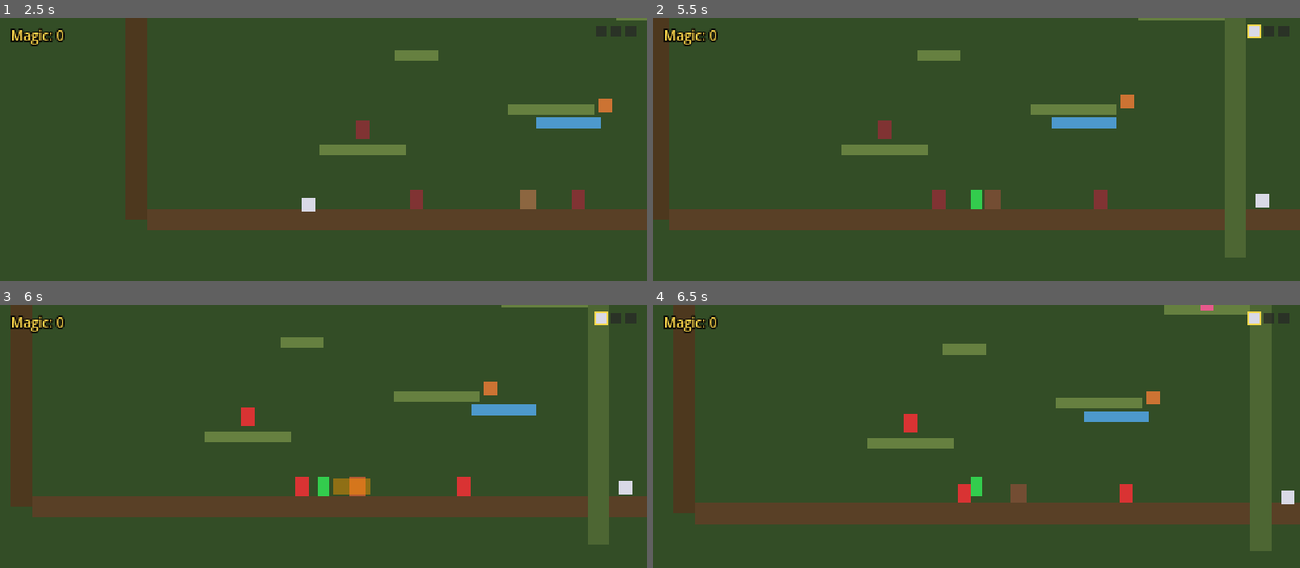
Above: before the commit, frames 1-4 (two rows, left to right).
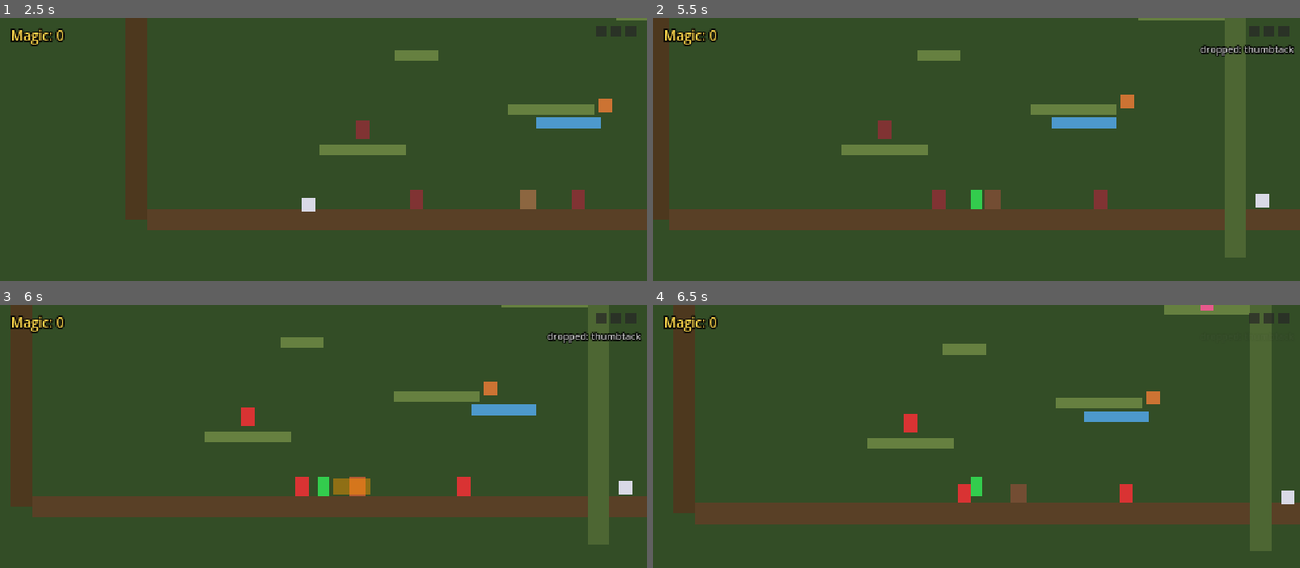
Above: after the commit, the same moments.

Repository: ButterlyEffect/ProjectLegend
Game: Godot game, scene res://scenes/player/test_level.tscn
The game is run twice, just before and just after one commit, with the same random seed, the same clock (stepped at 60 frames per second) and the same inputs.
Inputs (mouse positions are in pixels of both pictures, inside the frame that each line leads up to):
- Up to frame 1 (2.5 s): tap Enter at 0.5 s; move the mouse to (465, 181) at 0.52 s; hold D (move_right) 0.53-2.03 s; tap F (attack) at 0.6 s; click (465, 181) at 0.67 s; tap Space (jump) at 0.77, 1.52 s; tap G (parry) at 0.8, 1.35 s; move the mouse to (194, 217) at 1.27 s; tap Backspace (drop_tool, bound only after the commit) at 1.55, 2.1 s; move the mouse to (388, 120) at 2.02 s; hold A (move_left) from 2.03 s (still down); tap Tab (swap_tool, bound only after the commit) at 2.3 s
- Up to frame 2 (5.5 s): move the mouse to (944, 273) at 2.77 s; release A (move_left) at 2.78 s; hold D (move_right) 2.78-4.28 s; tap Tab (swap_tool, bound only after the commit) at 2.85 s; click (944, 273) at 2.92 s; tap Space (jump) at 3.02, 3.77, 4.52 s; tap T (use_tool, bound only after the commit) at 3.05, 3.6 s; move the mouse to (1170, 254) at 3.52 s; tap F (attack) at 3.8, 4.35 s; move the mouse to (782, 144) at 4.27 s; hold A (move_left) 4.28-5.03 s; tap G (parry) at 4.55, 5.1 s; move the mouse to (1008, 199) at 5.02 s; hold D (move_right) from 5.03 s (still down); click (1008, 199) at 5.17 s; tap Backspace (drop_tool, bound only after the commit) at 5.3 s
- Up to frame 3 (6 s): move the mouse to (226, 397) at 5.77 s; release D (move_right) at 5.78 s; hold A (move_left) from 5.78 s (still down); tap R (recall_blade) at 5.85 s
- Up to frame 4 (6.5 s): keep holding A (move_left); tap Space (jump) at 6.02 s; tap Tab (swap_tool, bound only after the commit) at 6.05 s

Frame 1 is identical in both runs. In frame 2, 0.6% of the frame differs, in the area x 84-100%, y 2-15%; in frame 3, 0.5%; in frame 4, 0.1%.

Commit message:
Complete Story 3.2a: Thumbtack — Stab
First tool-use mechanic. Establishes the pattern that subsequent
tool stories (3.2b/c, 3.3a/b, 3.4a/b/c) will mirror.

- Inputs: use_tool (T/R2), swap_tool (Tab/D-pad right),
  drop_tool (Backspace/D-pad down)
- ToolHitbox Area2D added to player (14x8, smaller than blade)
- ToolManager: tool_broke signal, consume_active_tool_durability,
  get_active_definition for id-based dispatch
- movement_controller: tool overlay parallel to attack overlay,
  match-by-id dispatch (only thumbtack stab implemented; other
  tools silently no-op until their stories)
- test_level: durability number under each slot, broke/dropped
  toasts, Tab/Backspace handling

Damage 2, hitbox 4f, cooldown 18f. Durability ticks on swing
(not hit) — commit-to-the-swing pattern.

Co-Authored-By: Claude Opus 4.7 (1M context) <noreply@anthropic.com>

Diff:
--- a/game/autoloads/tool_manager.gd
+++ b/game/autoloads/tool_manager.gd
@@ -6,6 +6,7 @@
 
 signal tool_picked_up(tool_id: StringName)
 signal tool_removed(tool_id: StringName)
+signal tool_broke(tool_id: StringName)
 signal inventory_full
 
 const DATABASE_PATH := "res://resources/tool_definitions.tres"
@@ -74,3 +75,27 @@
 
 func get_definition(tool_id: StringName) -> ToolDefinition:
 	return database.get_tool(tool_id) if database else null
+
+
+func get_active_definition() -> ToolDefinition:
+	var active: Dictionary = get_active_tool()
+	if active.is_empty():
+		return null
+	return get_definition(active["id"])
+
+
+func consume_active_tool_durability(amount: int = 1) -> bool:
+	## Decrements active tool's durability. Returns true if the tool broke.
+	if active_index < 0 or active_index >= inventory.size():
+		return false
+	inventory[active_index]["current_durability"] -= amount
+	if inventory[active_index]["current_durability"] <= 0:
+		var broken_id: StringName = inventory[active_index]["id"]
+		inventory.remove_at(active_index)
+		if inventory.is_empty():
+			active_index = -1
+		else:
+			active_index = clamp(active_index, 0, inventory.size() - 1)
+		tool_broke.emit(broken_id)
+		return true
+	return false
--- a/game/project.godot
+++ b/game/project.godot
@@ -118,6 +118,24 @@
 "events": [Object(InputEventKey,"resource_local_to_scene":false,"resource_name":"","device":-1,"window_id":0,"alt_press …(190 unchanged characters)…
 ]
 }
+use_tool={
+"deadzone": 0.5,
+"events": [Object(InputEventKey,"resource_local_to_scene":false,"resource_name":"","device":-1,"window_id":0,"alt_pressed":false,"shift_pressed":false,"ctrl_pressed":false,"meta_pressed":false,"pressed":false,"keycode":84,"physical_keycode":0,"key_label":0,"unicode":0,"location":0,"echo":false,"script":null)
+, Object(InputEventJoypadMotion,"resource_local_to_scene":false,"resource_name":"","device":-1,"axis":5,"axis_value":1.0,"script":null)
+]
+}
+swap_tool={
+"deadzone": 0.5,
+"events": [Object(InputEventKey,"resource_local_to_scene":false,"resource_name":"","device":-1,"window_id":0,"alt_pressed":false,"shift_pressed":false,"ctrl_pressed":false,"meta_pressed":false,"pressed":false,"keycode":4194306,"physical_keycode":0,"key_label":0,"unicode":0,"location":0,"echo":false,"script":null)
+, Object(InputEventJoypadButton,"resource_local_to_scene":false,"resource_name":"","device":-1,"button_index":14,"pressure":0.0,"pressed":true,"script":null)
+]
+}
+drop_tool={
+"deadzone": 0.5,
+"events": [Object(InputEventKey,"resource_local_to_scene":false,"resource_name":"","device":-1,"window_id":0,"alt_pressed":false,"shift_pressed":false,"ctrl_pressed":false,"meta_pressed":false,"pressed":false,"keycode":4194308,"physical_keycode":0,"key_label":0,"unicode":0,"location":0,"echo":false,"script":null)
+, Object(InputEventJoypadButton,"resource_local_to_scene":false,"resource_name":"","device":-1,"button_index":12,"pressure":0.0,"pressed":true,"script":null)
+]
+}
 
 [rendering]
 
--- a/game/scenes/player/movement_controller.gd
+++ b/game/scenes/player/movement_controller.gd
@@ -56,12 +56,19 @@
 @export var enhanced_attack_damage_multiplier: int = 2
 @export var enhanced_attack_magic_cost: int = 1
 
+@export_group("Tool — Thumbtack")
+@export var thumbtack_stab_damage: int = 2
+@export var thumbtack_stab_hitbox_frames: int = 4  # Tighter than blade swing
+@export var thumbtack_stab_cooldown_frames: int = 18
+
 # --- Node references ---
 @onready var sprite: ColorRect = $Sprite2D
 @onready var blade_pivot: Node2D = $BladePivot
 @onready var throw_physics: Node = $BladePivot/Blade/ThrowPhysics
 @onready var attack_hitbox: Area2D = $AttackHitbox
 @onready var attack_shape: CollisionShape2D = $AttackHitbox/CollisionShape2D
+@onready var tool_hitbox: Area2D = $ToolHitbox
+@onready var tool_shape: CollisionShape2D = $ToolHitbox/CollisionShape2D
 @onready var animation_player: AnimationPlayer = $AnimationPlayer
 @onready var parry_subsystem: Node2D = $ParrySubsystem
 @onready var blade_visual: ColorRect = $BladePivot/Blade/ThrowPhysics/BladeVisual
@@ -86,6 +93,11 @@
 var _is_enhanced_attack: bool = false
 var _blade_original_color: Color
 var _player_original_color: Color
+var _is_using_tool: bool = false
+var _tool_use_timer: int = 0
+var _tool_cooldown_timer: int = 0
+var _tool_targets_hit: Array[Node2D] = []
+var _tool_use_damage: int = 0  # captured at tool-use start
 
 
 func _ready() -> void:
@@ -101,6 +113,8 @@
 	_try_attack()
 	_update_charging()
 	_update_attack()
+	_try_use_tool()
+	_update_tool_use()
 
 	match _current_state:
 		STATE_IDLE:
@@ -393,6 +407,58 @@
 		_attack_cooldown_timer = attack_cooldown_frames
 
 
+# --- Tool use overlay ---
+
+func _try_use_tool() -> void:
+	if not Input.is_action_just_pressed("use_tool"):
+		return
+	if _is_using_tool or _tool_cooldown_timer > 0:
+		return
+	if _is_attacking or _is_charging:
+		return
+	if parry_subsystem.is_parrying() or parry_subsystem.is_in_recovery() or parry_subsystem.is_in_slowmo():
+		return
+	var def: ToolDefinition = ToolManager.get_active_definition()
+	if def == null:
+		return  # No tool active — silently no-op
+	# Dispatch by tool id; only thumbtack stab implemented in 3.2a
+	match def.id:
+		&"thumbtack":
+			_start_thumbtack_stab()
+		_:
+			# Other tools land in their own stories (3.3a/b, 3.4a/b/c)
+			pass
+
+
+func _start_thumbtack_stab() -> void:
+	_is_using_tool = true
+	_tool_use_timer = thumbtack_stab_hitbox_frames
+	_tool_use_damage = thumbtack_stab_damage
+	_tool_targets_hit.clear()
+	var offset_x: float = 10.0 if _facing_right else -10.0
+	tool_shape.position = Vector2(offset_x, -7.0)
+	tool_hitbox.monitoring = true
+	# Decrement durability immediately on use; if it broke, ToolManager removes it
+	ToolManager.consume_active_tool_durability(1)
+
+
+func _update_tool_use() -> void:
+	if not _is_using_tool:
+		return
+	for area in tool_hitbox.get_overlapping_areas():
+		if area in _tool_targets_hit:
+			continue
+		var target: Node = area.get_parent()
+		if target.has_method("take_damage"):
+			target.take_damage(_tool_use_damage)
+			_tool_targets_hit.append(area)
+	_tool_use_timer -= 1
+	if _tool_use_timer <= 0:
+		_is_using_tool = false
+		tool_hitbox.monitoring = false
+		_tool_cooldown_timer = thumbtack_stab_cooldown_frames
+
+
 # --- Helpers ---
 
 func _get_move_input() -> float:
@@ -467,6 +533,8 @@
 		_slide_cooldown_timer -= delta
 	if _attack_cooldown_timer > 0:
 		_attack_cooldown_timer -= 1
+	if _tool_cooldown_timer > 0:
+		_tool_cooldown_timer -= 1
 
 
 func _update_safe_position() -> void:
--- a/game/scenes/player/player.tscn
+++ b/game/scenes/player/player.tscn
@@ -18,6 +18,9 @@
 
 [sub_resource type="RectangleShape2D" id="attack_hitbox_shape"]
 size = Vector2(20, 14)
+
+[sub_resource type="RectangleShape2D" id="tool_hitbox_shape"]
+size = Vector2(14, 8)
 
 [sub_resource type="RectangleShape2D" id="player_hurtbox_shape"]
 size = Vector2(8, 14)
@@ -105,6 +108,16 @@
 position = Vector2(8, -7)
 shape = SubResource("attack_hitbox_shape")
 
+[node name="ToolHitbox" type="Area2D" parent="."]
+collision_layer = 8
+collision_mask = 16
+monitoring = false
+monitorable = false
+
+[node name="CollisionShape2D" type="CollisionShape2D" parent="ToolHitbox"]
+position = Vector2(10, -7)
+shape = SubResource("tool_hitbox_shape")
+
 [node name="AnimationPlayer" type="AnimationPlayer" parent="."]
 libraries = {
 &"": SubResource("attack_library")
--- a/game/scenes/player/test_level.gd
+++ b/game/scenes/player/test_level.gd
@@ -16,6 +16,7 @@
 var _save_label: Label
 var _inventory_slots: Array[ColorRect] = []
 var _inventory_borders: Array[ColorRect] = []
+var _inventory_durability_labels: Array[Label] = []
 var _pickup_toast: Label
 
 
@@ -47,6 +48,8 @@
 	_setup_inventory_ui()
 	ToolManager.tool_picked_up.connect(_on_tool_picked_up)
 	ToolManager.inventory_full.connect(_on_inventory_full)
+	ToolManager.tool_broke.connect(_on_tool_broke)
+	ToolManager.tool_removed.connect(_on_tool_removed)
 	# Auto-load any existing save and apply to player
 	if SaveManager.has_save():
 		var data: Dictionary = SaveManager.load_game()
@@ -124,6 +127,18 @@
 		slot.color = Color(0.15, 0.15, 0.15, 0.7)  # empty-slot gray
 		ui.add_child(slot)
 		_inventory_slots.append(slot)
+		# Durability number sits below the slot
+		var dur := Label.new()
+		dur.text = ""
+		dur.add_theme_font_size_override("font_size", 6)
+		dur.add_theme_color_override("font_color", Color(1.0, 1.0, 1.0, 0.9))
+		dur.add_theme_color_override("font_outline_color", Color.BLACK)
+		dur.add_theme_constant_override("outline_size", 2)
+		dur.position = Vector2(x - 1, row_top + slot_size + 1)
+		dur.size = Vector2(slot_size + 2, 8)
+		dur.horizontal_alignment = HORIZONTAL_ALIGNMENT_CENTER
+		ui.add_child(dur)
+		_inventory_durability_labels.append(dur)
 	# Pickup / inventory-full toast under the slots
 	_pickup_toast = Label.new()
 	_pickup_toast.text = ""
@@ -148,8 +163,10 @@
 		if i < inv.size():
 			var def: ToolDefinition = ToolManager.get_definition(inv[i]["id"])
 			_inventory_slots[i].color = def.visual_color if def else Color.WHITE
+			_inventory_durability_labels[i].text = str(inv[i]["current_durability"])
 		else:
 			_inventory_slots[i].color = Color(0.15, 0.15, 0.15, 0.7)
+			_inventory_durability_labels[i].text = ""
 		# Active-slot indicator
 		var is_active: bool = (i == ToolManager.active_index)
 		_inventory_borders[i].color.a = 1.0 if is_active else 0.0
@@ -175,6 +192,20 @@
 	_flash_pickup_toast("inventory full", Color(1.0, 0.5, 0.3, 1.0))
 
 
+func _on_tool_broke(tool_id: StringName) -> void:
+	var def: ToolDefinition = ToolManager.get_definition(tool_id)
+	var display: String = def.display_name if def else str(tool_id)
+	_flash_pickup_toast(display.to_lower() + " broke!", Color(1.0, 0.4, 0.4, 1.0))
+	_refresh_inventory_ui()
+
+
+func _on_tool_removed(tool_id: StringName) -> void:
+	var def: ToolDefinition = ToolManager.get_definition(tool_id)
+	var display: String = def.display_name if def else str(tool_id)
+	_flash_pickup_toast("dropped: " + display.to_lower(), Color(0.8, 0.8, 0.8, 1.0))
+	_refresh_inventory_ui()
+
+
 func _physics_process(_delta: float) -> void:
 	# Blade throw input — hold to aim, release to throw
 	if Input.is_action_just_released("throw_blade") and throw_physics.is_held():
@@ -193,6 +224,11 @@
 
 	_update_range_indicator()
 	_update_magic_counter()
+	if Input.is_action_just_pressed("swap_tool"):
+		ToolManager.cycle_active()
+	if Input.is_action_just_pressed("drop_tool"):
+		ToolManager.remove_active_tool()
+	_refresh_inventory_ui()
 
 
 func _unhandled_input(event: InputEvent) -> void:
Not shown, changed: CLAUDE.md
